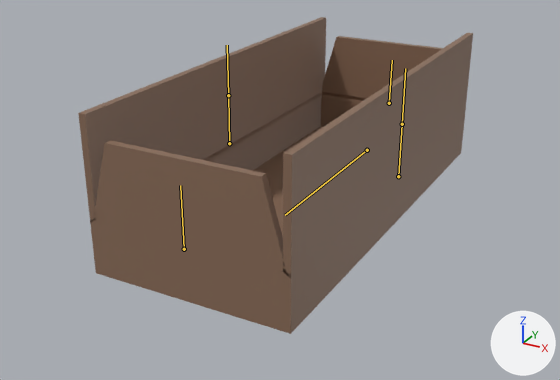
What one commit did to the FBX model Models/Pacotes/PacoteGN_P.fbx.
Both versions are drawn from a 50 mm camera at (0.481, -0.964, 0.494) aimed at (-0.024, -0.047, 0.036). Arrows for +X, +Y and +Z are at lower right; the lights stay in place. The older version comes first. The bones that change, and the others that lie on the model, are drawn over the model as lines.

In view in the first picture: 'PacoteGN_P'.
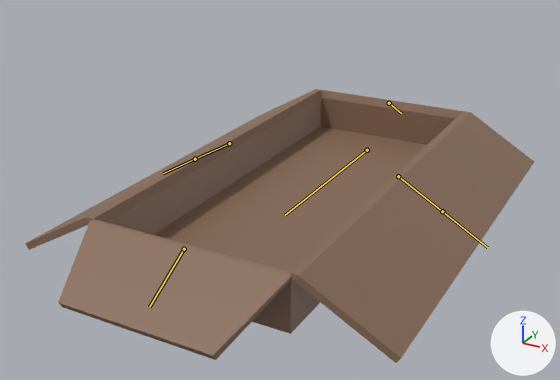
The newer file adds an action. The first version stands in its rest pose; the second is drawn at frame 1 of the action 'Arm_PacoteGN_P|Pacote_AbertoNG_P'.

What the commit changed:
Bone 'Aba_Frente' (bone_aba_frente) turns from (0, 0, 0) to (120, 0, 0) degrees about its own x, y and z.
Bone 'Aba_Tras' (bone_aba_tras) turns from (0, 0, 0) to (-120, 0, 0) degrees about its own x, y and z.
Bone 'Aba_R' (bone_aba_r) turns from (0, 0, 0) to (0, 0, -120) degrees about its own x, y and z.
Bone 'Aba_L' (bone_aba_l) turns from (0, 0, 0) to (0, 0, 120) degrees about its own x, y and z.

Where the change shows, as pixel boxes (x1, y1, x2, y2) in the pictures (560 x 380 px):
'PacoteGN_P', posed (29% wider, 14% shorter)
    before: (78, 17, 473, 334)
    after: (25, 89, 534, 363)
bone 'Aba_Frente', root to tip
    before: (184, 249) to (180, 185)
    after: (184, 249) to (149, 307)
bone 'Aba_Tras', root to tip
    before: (389, 103) to (392, 60)
    after: (389, 103) to (401, 113)
bone 'Aba_R', root to tip
    before: (398, 176) to (402, 124)
    after: (398, 176) to (442, 211)
bone 'Aba_L', root to tip
    before: (229, 143) to (228, 95)
    after: (229, 143) to (195, 159)
